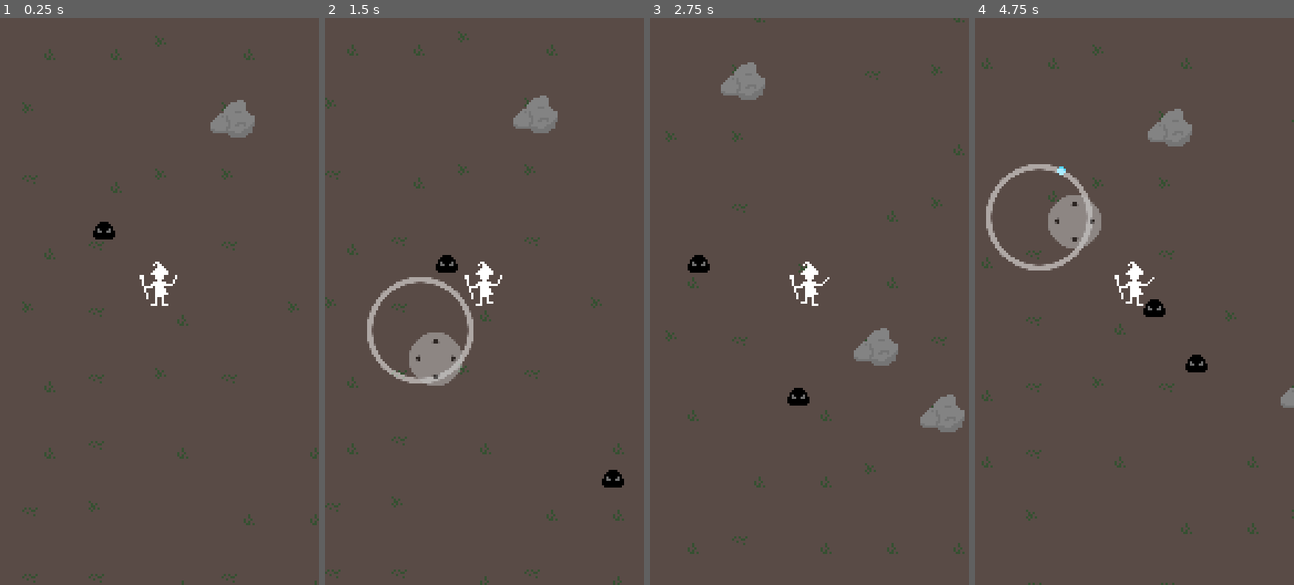
Above: before the commit, frames 1-4 (left to right).
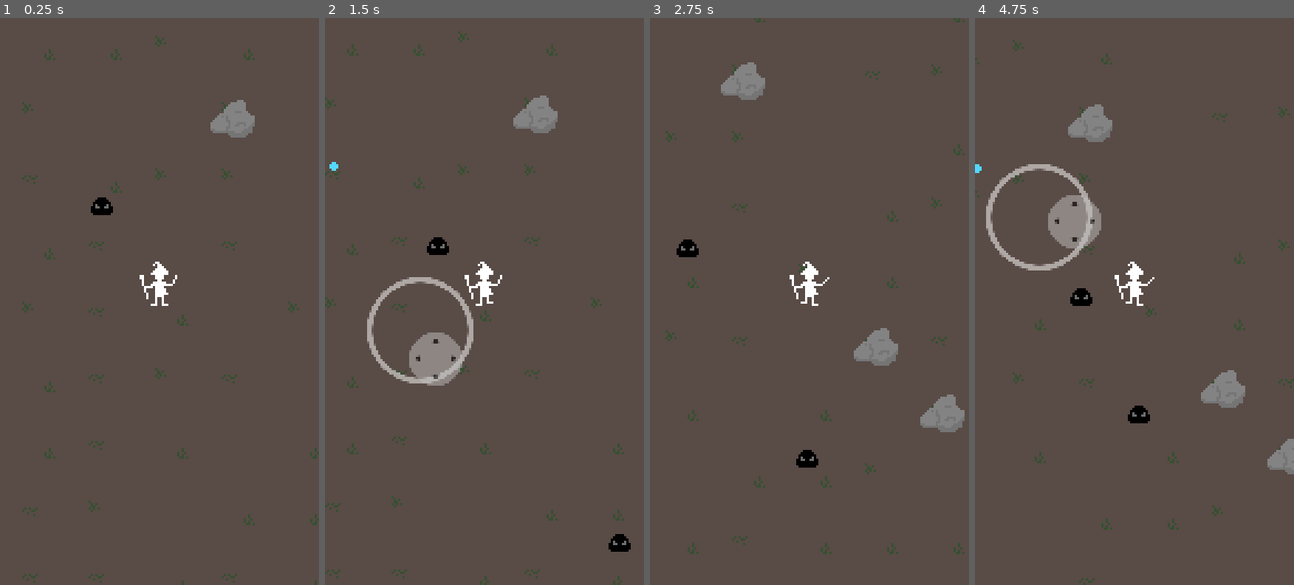
Above: after the commit, the same moments.

Repository: polyarik/wizard-legacy
Game: Godot game, scene res://scenes/game/locations/demo_location.tscn
Same seed, same stepped clock (60 frames per second), same inputs: the game is played once before the commit and once after it.
Inputs (mouse positions are in pixels of both pictures, inside the frame that each line leads up to):
- Up to frame 1 (0.25 s): no input
- Up to frame 2 (1.5 s): tap Enter (ui_accept) at 0.5, 0.77 s; move the mouse to (554, 273) at 0.52 s; hold Right (ui_right) 0.53-1.25 s; click (554, 273) at 0.67 s; drag from (420, 329) to (468, 414) at 1.27 s
- Up to frame 3 (2.75 s): move the mouse to (841, 176) at 2.02 s; hold Right (ui_right) from 2.03 s (still down)
- Up to frame 4 (4.75 s): release Right (ui_right) at 2.75 s; drag from (1118, 414) to (1038, 216) at 2.77 s; move the mouse to (1230, 386) at 3.52 s; hold Left (ui_left) 3.53-4.25 s; tap Enter (ui_accept) at 3.77 s; drag from (1038, 216) to (1115, 227) at 4.27 s

The runs differ from the first frame. In frame 1, 0.3% of the frame differs, in the area x 28-37%, y 31-40%; in frame 2, 0.7%; in frame 3, 0.7%; in frame 4, 4.2%, in the area x 0-100%, y 3-100%.

Commit message:
📁 move player and enemies to "characters" folder

Diff:
--- a/scenes/game/player/player.tscn
+++ b/scenes/game/characters/player/player.tscn
@@ -1,8 +1,8 @@
-[gd_scene load_steps=27 format=3 uid="uid://fhik253psdi5"]
+[gd_scene load_steps=27 format=3 uid="uid://caagcfxut0gva"]
 
-[ext_resource type="Script" path="res://scenes/game/player/player.gd" id="1_nkwtq"]
-[ext_resource type="PackedScene" uid="uid://dbjn7oppdphpi" path="res://scenes/game/particles/magic_missile/magic_missile.tscn" id="2_kpdva"]
-[ext_resource type="Texture2D" uid="uid://dlg1p7m1cse3i" path="res://scenes/game/player/player.png" id="2_ojrej"]
+[ext_resource type="Script" path="res://scenes/game/characters/player/player.gd" id="1_dxvgr"]
+[ext_resource type="PackedScene" uid="uid://dbjn7oppdphpi" path="res://scenes/game/particles/magic_missile/magic_missile.tscn" id="2_v7h7u"]
+[ext_resource type="Texture2D" uid="uid://dlg1p7m1cse3i" path="res://scenes/game/characters/player/player.png" id="3_e7se3"]
 
 [sub_resource type="CircleShape2D" id="CircleShape2D_v41s8"]
 radius = 7.25
@@ -148,15 +148,15 @@
 
 [node name="Player" type="CharacterBody2D" groups=["Player"]]
 safe_margin = 0.2
-script = ExtResource("1_nkwtq")
-spell_book = Array[PackedScene]([ExtResource("2_kpdva")])
+script = ExtResource("1_dxvgr")
+spell_book = Array[PackedScene]([ExtResource("2_v7h7u")])
 
 [node name="PlayerShape" type="CollisionShape2D" parent="."]
 position = Vector2(0, -5)
 shape = SubResource("CircleShape2D_v41s8")
 
 [node name="PlayerSprite" type="Sprite2D" parent="PlayerShape"]
-texture = ExtResource("2_ojrej")
+texture = ExtResource("3_e7se3")
 offset = Vector2(0, -3)
 hframes = 2
 vframes = 3
--- a/scenes/game/enemies/slime/slime.tscn
+++ b/scenes/game/characters/slime/slime.tscn
@@ -1,7 +1,7 @@
-[gd_scene load_steps=4 format=3 uid="uid://ggdle54pnmt0"]
+[gd_scene load_steps=4 format=3 uid="uid://bsfbbyp11lrg3"]
 
-[ext_resource type="Texture2D" uid="uid://cwcnlue1vquf1" path="res://scenes/game/enemies/slime/slime.png" id="1_e7w54"]
-[ext_resource type="Script" path="res://scenes/game/enemies/slime/slime.gd" id="1_f03nk"]
+[ext_resource type="Script" path="res://scenes/game/characters/slime/slime.gd" id="1_4spfw"]
+[ext_resource type="Texture2D" uid="uid://cwcnlue1vquf1" path="res://scenes/game/characters/slime/slime.png" id="2_vpgo5"]
 
 [sub_resource type="CapsuleShape2D" id="CapsuleShape2D_vow54"]
 radius = 3.85
@@ -9,11 +9,11 @@
 
 [node name="Slime" type="CharacterBody2D" groups=["Enemy"]]
 safe_margin = 0.4
-script = ExtResource("1_f03nk")
+script = ExtResource("1_4spfw")
 
 [node name="CollisionShape2D" type="CollisionShape2D" parent="."]
 position = Vector2(0, -2)
 shape = SubResource("CapsuleShape2D_vow54")
 
 [node name="Sprite2D" type="Sprite2D" parent="CollisionShape2D"]
-texture = ExtResource("1_e7w54")
+texture = ExtResource("2_vpgo5")
--- a/scenes/game/locations/demo_location.tscn
+++ b/scenes/game/locations/demo_location.tscn
@@ -1,10 +1,10 @@
 [gd_scene load_steps=10 format=3 uid="uid://8tm03c0ibcn8"]
 
-[ext_resource type="PackedScene" uid="uid://fhik253psdi5" path="res://scenes/game/player/player.tscn" id="1_n21k5"]
+[ext_resource type="PackedScene" uid="uid://caagcfxut0gva" path="res://scenes/game/characters/player/player.tscn" id="1_rxbg0"]
+[ext_resource type="PackedScene" uid="uid://bsfbbyp11lrg3" path="res://scenes/game/characters/slime/slime.tscn" id="2_0iq0t"]
 [ext_resource type="PackedScene" uid="uid://buyvavyuwmccw" path="res://addons/virtual_joystick/joystick/virtual_joystick.tscn" id="2_jkuvy"]
 [ext_resource type="Texture2D" uid="uid://ctelqfs6qptcc" path="res://assets/sprites/terrain/demo_terrain.png" id="3_8wk6o"]
 [ext_resource type="PackedScene" uid="uid://c7wy6qbyiwlbl" path="res://scenes/game/static/rock.tscn" id="4_3a43y"]
-[ext_resource type="PackedScene" uid="uid://ggdle54pnmt0" path="res://scenes/game/enemies/slime/slime.tscn" id="5_c5dkc"]
 
 [sub_resource type="PhysicsMaterial" id="PhysicsMaterial_wau7a"]
 
@@ -39,24 +39,20 @@
 [node name="DemoLocation" type="Node2D"]
 y_sort_enabled = true
 
-[node name="Player" parent="." instance=ExtResource("1_n21k5")]
+[node name="Characters" type="Node2D" parent="."]
+y_sort_enabled = true
+
+[node name="Player" parent="Characters" instance=ExtResource("1_rxbg0")]
 position = Vector2(72, 128)
 
-[node name="HUD" type="CanvasLayer" parent="Player"]
+[node name="PlayerRemoteTransform" type="RemoteTransform2D" parent="Characters/Player"]
+remote_path = NodePath("../../../Camera")
 
-[node name="VirtualJoystick" parent="Player/HUD" instance=ExtResource("2_jkuvy")]
+[node name="Slime" parent="Characters" instance=ExtResource("2_0iq0t")]
+position = Vector2(43, 83)
 
-[node name="PlayerRemoteTransform" type="RemoteTransform2D" parent="Player"]
-remote_path = NodePath("../../Camera")
-
-[node name="Enteties" type="Node2D" parent="."]
-y_sort_enabled = true
-
-[node name="Slime" parent="Enteties" instance=ExtResource("5_c5dkc")]
-position = Vector2(44, 94)
-
-[node name="Slime2" parent="Enteties" instance=ExtResource("5_c5dkc")]
-position = Vector2(158, 236)
+[node name="Slime2" parent="Characters" instance=ExtResource("2_0iq0t")]
+position = Vector2(158, 267)
 
 [node name="Projectiles" type="Node2D" parent="."]
 
@@ -78,3 +74,7 @@
 
 [node name="Camera" type="Camera2D" parent="."]
 position = Vector2(72, 128)
+
+[node name="HUD" type="CanvasLayer" parent="."]
+
+[node name="VirtualJoystick" parent="HUD" instance=ExtResource("2_jkuvy")]
Renamed: scenes/game/player/player.gd -> scenes/game/characters/player/player.gd
Renamed: scenes/game/player/player.png -> scenes/game/characters/player/player.png
Not shown, changed: scenes/game/characters/player/player.png.import
Renamed: scenes/game/enemies/slime/slime.gd -> scenes/game/characters/slime/slime.gd
Renamed: scenes/game/enemies/slime/slime.png -> scenes/game/characters/slime/slime.png
Not shown, changed: scenes/game/characters/slime/slime.png.import
